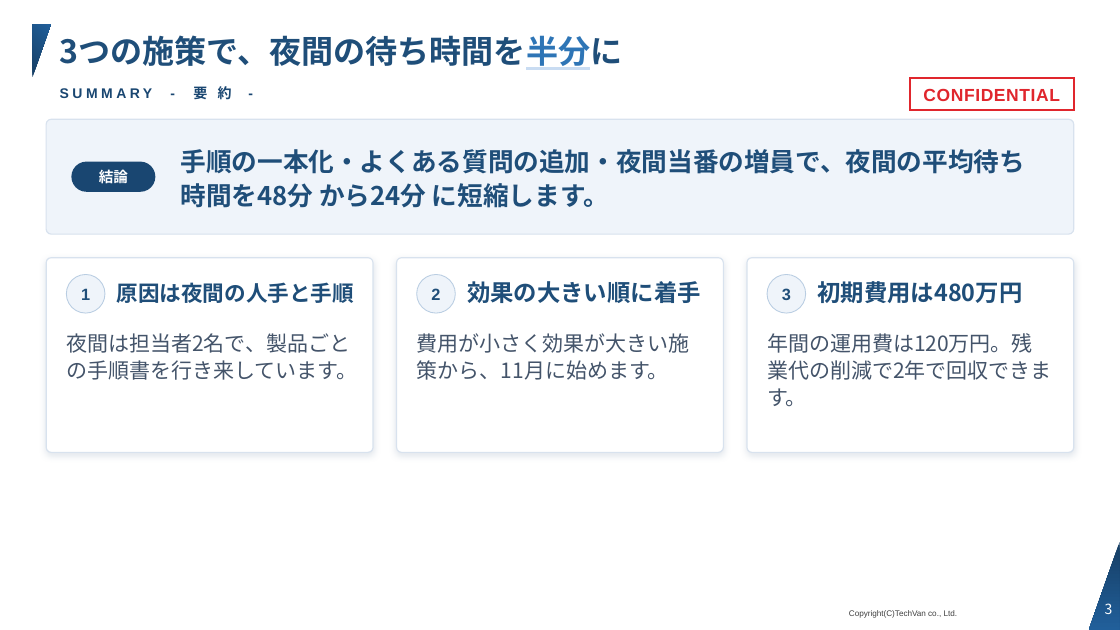
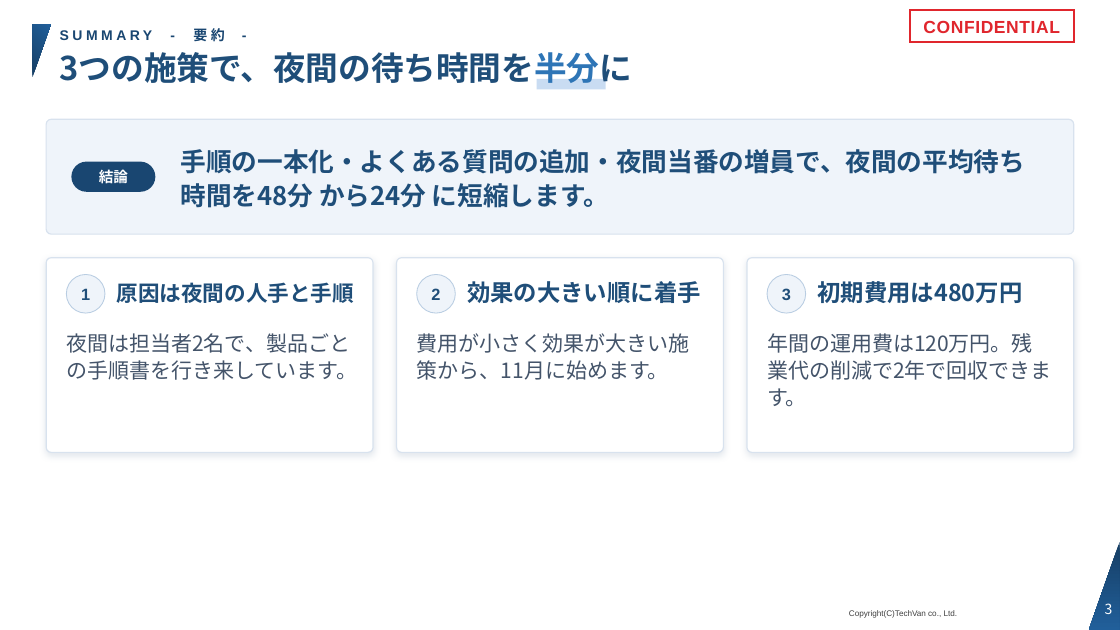
Before and after one commit to Kishi-Satoshi/slide-techvan-dist, a slide deck: slide 3 of plugins/slide-techvan/skills/slide-techvan/examples/catalog-techvan.pptx. Drawn at 1120x630 pixels with LibreOffice and Linux fonts; fonts in the diff are those of the drawing; background and template pictures are left out. Boxes give left, top, right and bottom in pixels: in the first picture for what was removed or moved away, otherwise in the second. Text is boxed around its words. In the diff, an @@ line names an element or a change of style, - is before the commit and + after.

```diff
--- a/plugins/slide-techvan/skills/slide-techvan/examples/catalog-techvan.pptx
+++ b/plugins/slide-techvan/skills/slide-techvan/examples/catalog-techvan.pptx
@@ text at (60,28,224,41): spaces changed @@
-SUMMARY - 要 約 -
+SUMMARY - 要約 -
@@ rectangle "CONFIDENTIAL": place and size @@
-rectangle "CONFIDENTIAL" at (910,78,1074,110)
+rectangle "CONFIDENTIAL" at (910,10,1074,42)
@@ title "3つの施策で、夜間の待ち時間を半分に": place and size @@
-title "3つの施策で、夜間の待ち時間を半分に" at (60,35,623,70)
+title "3つの施策で、夜間の待ち時間を半分に" at (60,52,633,89)
@@ title "3つの施策で、夜間の待ち時間を半分に" at (60,52,633,89): size 27.5 to 28 pt; underline off in "3つの施策で、夜間の待ち時間を半分に"; vertical alignment middle to top @@
@@ rectangle added at (537,79,606,89), fill #C9DCF2 @@
```
Also in this commit, not shown: 25 other slides changed, 9 other files.
